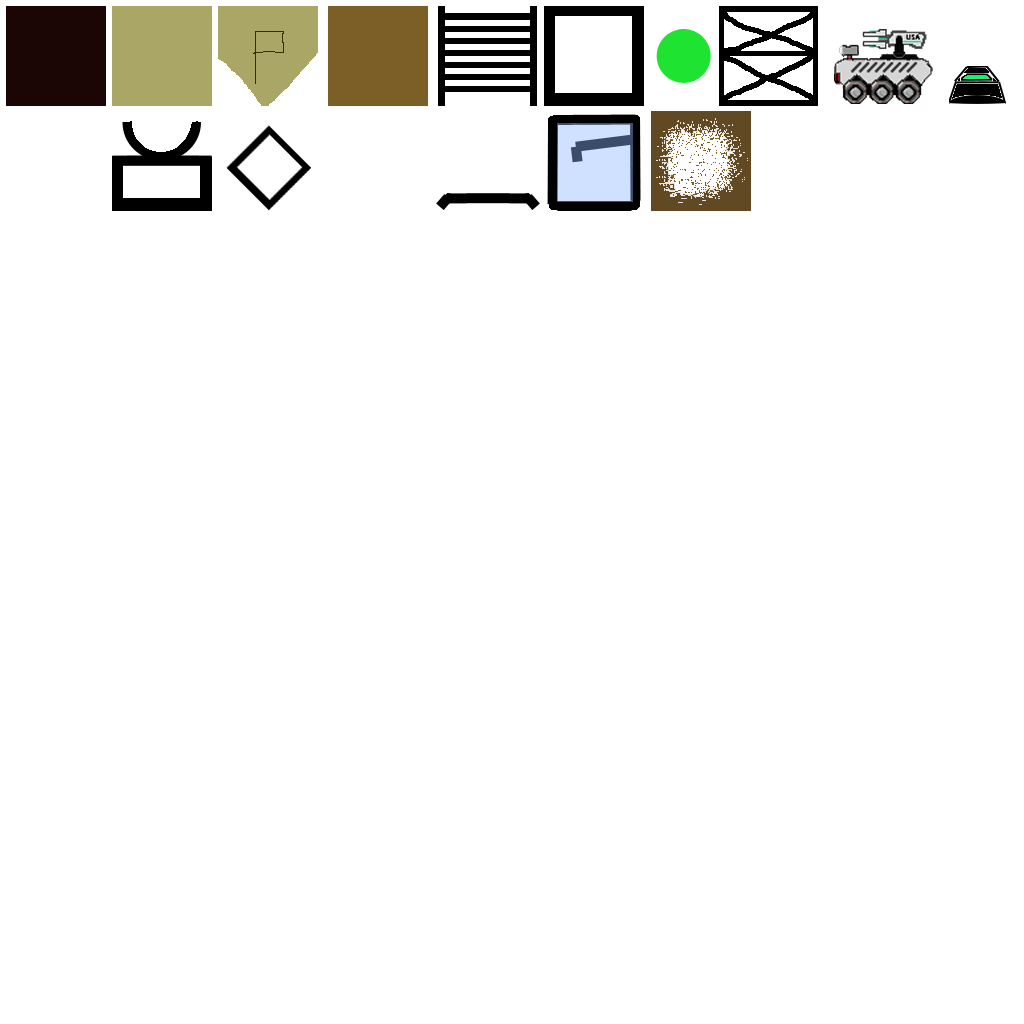
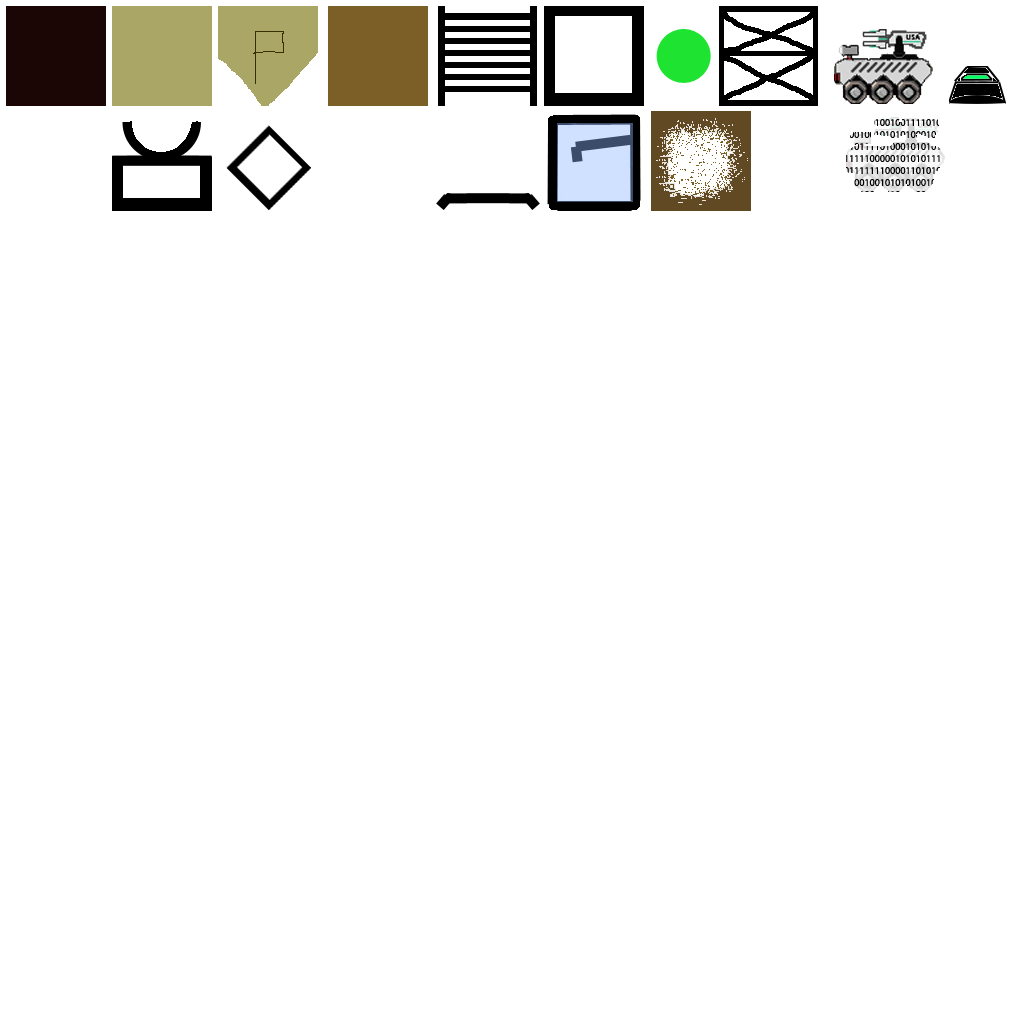
Layered file, before and after one edit (1024x1024). Changes by layer:
added layer "Player Death" above "New Player" over [846, 117, 945, 192]
